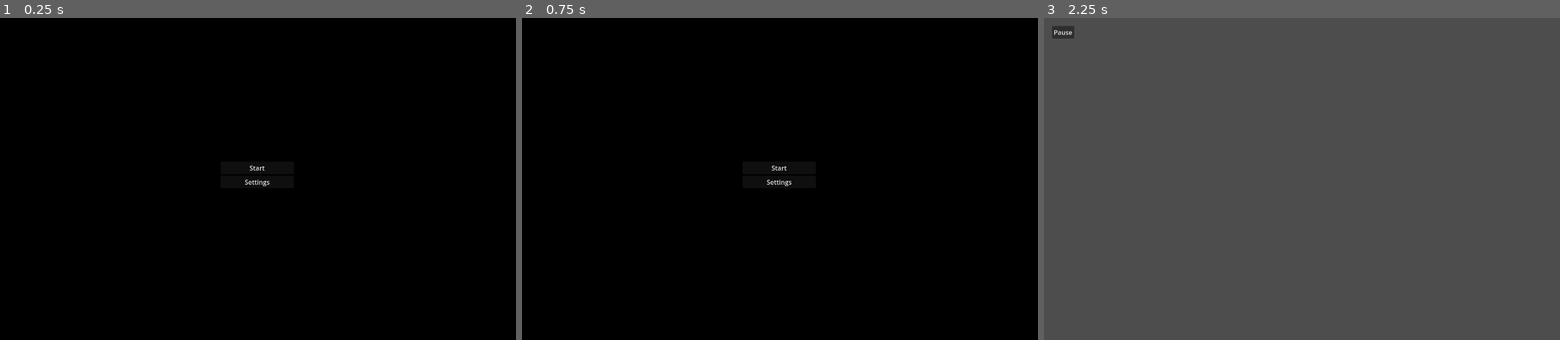
Above: before the commit, frames 1-3 (left to right).
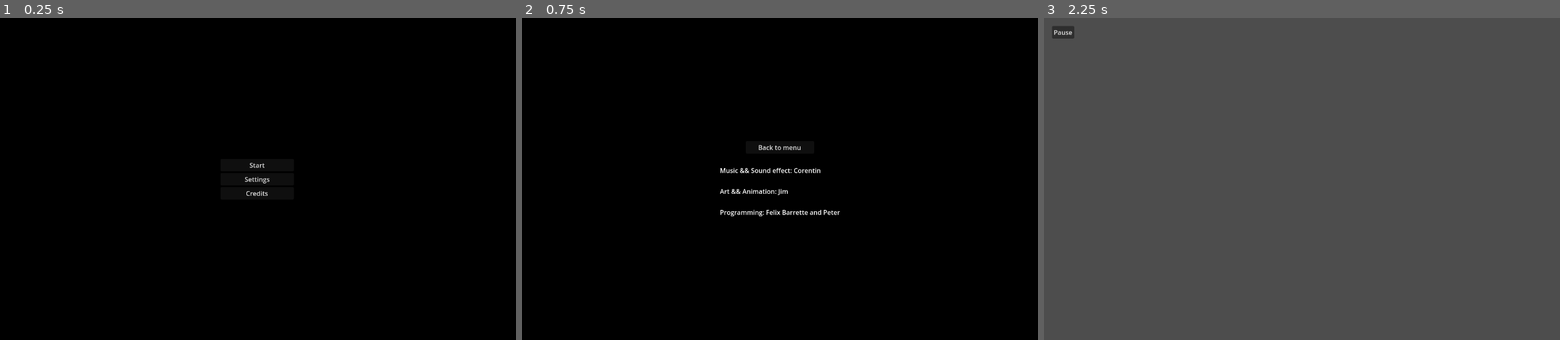
Above: after the commit, the same moments.

Repository: ShroomySquid/UnderPressureJam
Game: Godot game, scene res://Scenes/CoreScenes/start_screen.tscn
Two runs of this game, one before a commit and one after it. Both use one fixed random seed, a clock stepped at 60 frames per second and the inputs below.
Inputs (mouse positions are in pixels of both pictures, inside the frame that each line leads up to):
- Up to frame 1 (0.25 s): no input
- Up to frame 2 (0.75 s): click (780, 191) at 0.5 s, where only the run after the commit has a clickable "Credits"
- Up to frame 3 (2.25 s): click (1302, 146) at 1.25 s, where only the run after the commit has a clickable "Back to menu"; click "Start" at 2 s

The runs differ from the first frame. In frame 1, 0.2% of the frame differs, in the area x 47-53%, y 45-56%; in frame 2, 0.6%, in the area x 38-62%, y 39-62%; in frame 3, nothing differs.

Commit message:
added credits

Diff:
--- /dev/null
+++ b/Scenes/CoreScenes/credits.gd
@@ -0,0 +1,12 @@
+extends VBoxContainer
+
+signal back_to_menu
+
+func _ready():
+	pass # Replace with function body.
+
+func _process(_delta):
+	pass
+
+func _on_menu_btn_pressed():
+	back_to_menu.emit()
--- /dev/null
+++ b/Scenes/CoreScenes/credits.tscn
@@ -0,0 +1,37 @@
+[gd_scene load_steps=2 format=3 uid="uid://byyuasfj6sihe"]
+
+[ext_resource type="Script" path="res://Scenes/CoreScenes/credits.gd" id="1_7pim0"]
+
+[node name="Credits" type="VBoxContainer"]
+anchors_preset = 8
+anchor_left = 0.5
+anchor_top = 0.5
+anchor_right = 0.5
+anchor_bottom = 0.5
+offset_left = -57.5
+offset_top = -15.5
+offset_right = 57.5
+offset_bottom = 15.5
+grow_horizontal = 2
+grow_vertical = 2
+script = ExtResource("1_7pim0")
+
+[node name="MarginContainer" type="MarginContainer" parent="."]
+layout_mode = 2
+theme_override_constants/margin_left = 64
+theme_override_constants/margin_right = 64
+
+[node name="MenuBtn" type="Button" parent="MarginContainer"]
+layout_mode = 2
+text = "Back to menu"
+
+[node name="Label" type="Label" parent="."]
+layout_mode = 2
+text = "
+Music && Sound effect: Corentin
+
+Art && Animation: Jim
+
+Programming: Felix Barrette and Peter"
+
+[connection signal="pressed" from="MarginContainer/MenuBtn" to="." method="_on_menu_btn_pressed"]
--- a/Scenes/CoreScenes/start_screen.tscn
+++ b/Scenes/CoreScenes/start_screen.tscn
@@ -1,7 +1,8 @@
-[gd_scene load_steps=3 format=3 uid="uid://b1a0lfhx16sg2"]
+[gd_scene load_steps=4 format=3 uid="uid://b1a0lfhx16sg2"]
 
 [ext_resource type="Script" path="res://Scripts/CoreScripts/start_screen.gd" id="1_347i7"]
 [ext_resource type="PackedScene" uid="uid://bwrhsav1b6hkf" path="res://Scenes/CoreScenes/settings.tscn" id="2_j3y3w"]
+[ext_resource type="PackedScene" uid="uid://byyuasfj6sihe" path="res://Scenes/CoreScenes/credits.tscn" id="3_nvlsf"]
 
 [node name="StartScreen" type="Control"]
 layout_mode = 3
@@ -43,13 +44,27 @@
 layout_mode = 2
 text = "Settings"
 
+[node name="CreditsBtn" type="Button" parent="MenuContainer"]
+layout_mode = 2
+text = "Credits"
+
 [node name="Settings" parent="." instance=ExtResource("2_j3y3w")]
+visible = false
 layout_mode = 1
 offset_left = 216.0
 offset_top = 178.0
 offset_right = -207.0
 offset_bottom = -112.0
 
+[node name="Credits" parent="." instance=ExtResource("3_nvlsf")]
+layout_mode = 1
+offset_left = -149.0
+offset_top = -55.0
+offset_right = 149.0
+offset_bottom = 55.0
+
 [connection signal="pressed" from="MenuContainer/StartBtn" to="." method="_on_start_btn_pressed"]
 [connection signal="pressed" from="MenuContainer/SettingsBtn" to="." method="_on_settings_btn_pressed"]
+[connection signal="pressed" from="MenuContainer/CreditsBtn" to="." method="_on_credits_btn_pressed"]
 [connection signal="exit_settings" from="Settings" to="." method="_on_settings_exit_settings"]
+[connection signal="back_to_menu" from="Credits" to="." method="_on_credits_back_to_menu"]
--- a/Scripts/CoreScripts/start_screen.gd
+++ b/Scripts/CoreScripts/start_screen.gd
@@ -4,6 +4,7 @@
 
 func _ready():
 	$Settings.hide()
+	$Credits.hide()
 
 func _process(_delta):
 	pass
@@ -18,3 +19,11 @@
 func _on_settings_exit_settings():
 	$MenuContainer.show()
 	$Settings.hide()
+
+func _on_credits_btn_pressed():
+	$MenuContainer.hide()
+	$Credits.show()
+
+func _on_credits_back_to_menu():
+	$MenuContainer.show()
+	$Credits.hide()
